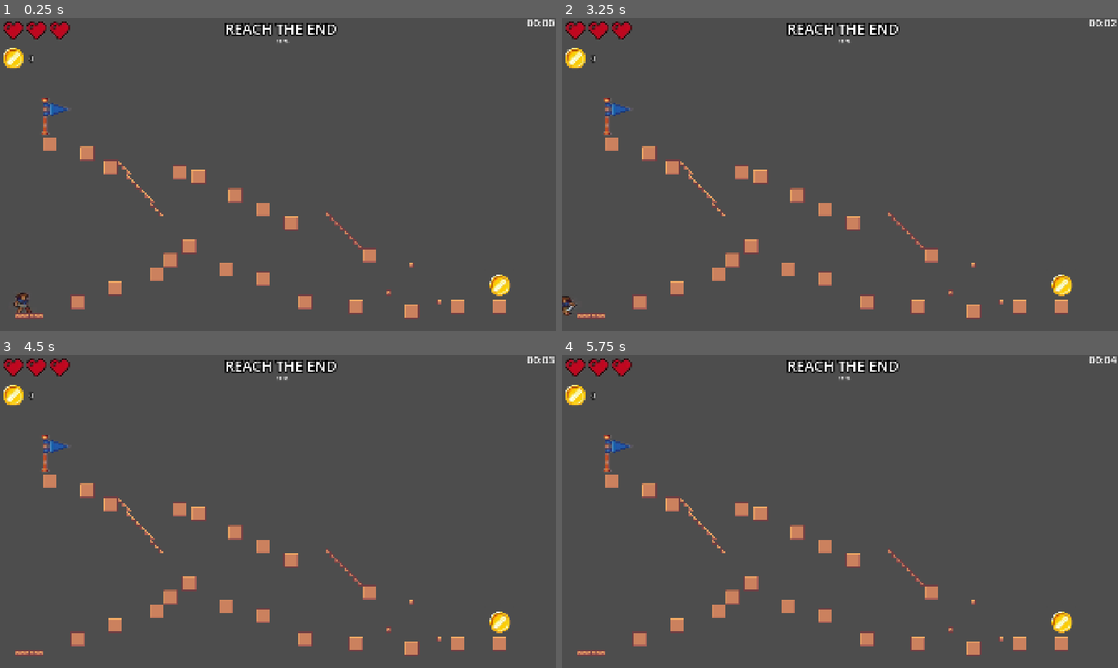
Above: before the commit, frames 1-4 (two rows, left to right).
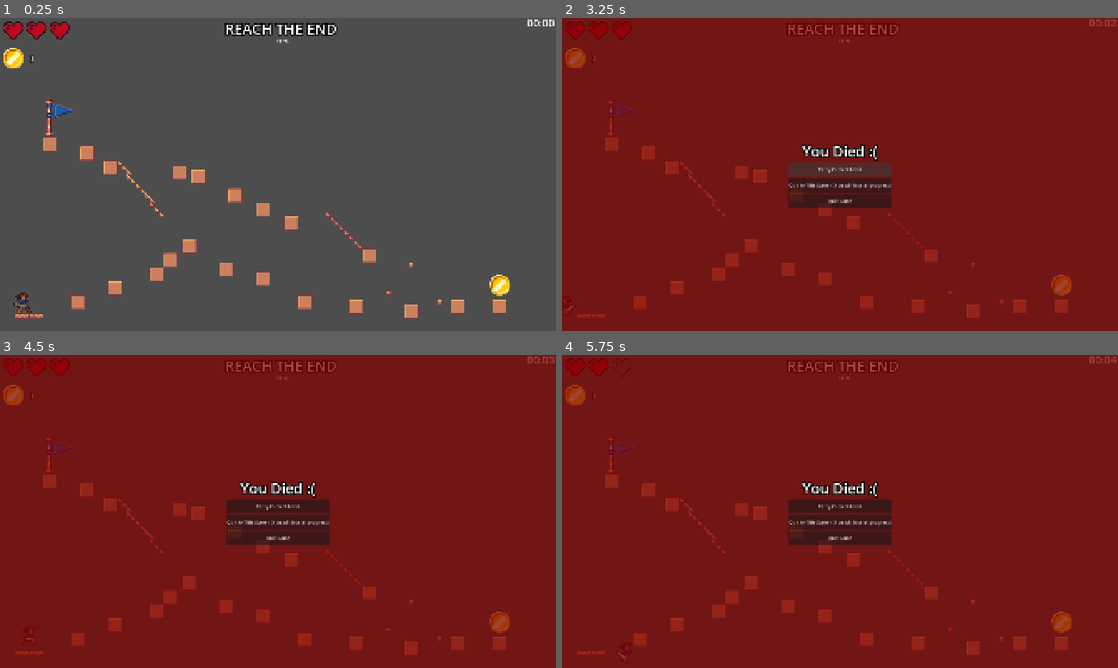
Above: after the commit, the same moments.

Repository: Catsarepro21/Stardance-WarioWare
Game: Godot game, scene res://platformer_minigame.tscn
Two runs of this game, one before a commit and one after it. Both use one fixed random seed, a clock stepped at 60 frames per second and the inputs below. This scene is started directly instead of the project's main scene.
Inputs (mouse positions are in pixels of both pictures, inside the frame that each line leads up to):
- Up to frame 1 (0.25 s): no input
- Up to frame 2 (3.25 s): tap Enter at 0.5 s; move the mouse to (812, 237) at 0.52 s; hold Space (Ability) 0.53-1.28 s; hold D (Move_Right) 0.53-2.03 s; click (812, 237) at 0.67 s; tap W (Jump) at 0.77, 1.52, 3.02 s; move the mouse to (1006, 221) at 1.27 s; tap S (Duck) at 1.35 s; move the mouse to (673, 127) at 2.02 s; hold A (Move_Left) from 2.03 s (still down); tap K at 2.1 s; tap Space (Ability) at 2.75 s; move the mouse to (867, 174) at 2.77 s; tap Alt at 2.85 s; click (867, 174) at 2.92 s
- Up to frame 3 (4.5 s): move the mouse to (194, 433) at 3.52 s; tap Shift at 3.6 s; tap W (Jump) at 3.77 s; tap Enter at 4.25 s; move the mouse to (400, 495) at 4.27 s; release A (Move_Left) at 4.28 s; hold D (Move_Right) from 4.28 s (still down); tap Space (Ability) at 4.35 s
- Up to frame 4 (5.75 s): keep holding D (Move_Right); tap W (Jump) at 4.52 s; move the mouse to (728, 527) at 5.02 s; tap S (Duck) at 5.1 s; click (728, 527) at 5.17 s

The runs differ from the first frame. In frame 1, 0.3% of the frame differs, in the area x 7-13%, y 25-38%; in frame 2, 100%, in the area x 0-100%, y 0-100%; in frame 3, 100%; in frame 4, 100%.

Commit message:
Fix coin persistence and level transitions
Wires coin collection through a real `add_coin()` call, refreshes HUD coin display reliably, and applies earned minigame coins before returning to the level screen. It also adds exit-flag flow back to `level_screen.tscn` (with session timer reset), makes game-over UI render and process while paused by attaching it to the root with high layer priority, and defers scene reload on killzone death to avoid reload timing issues.

Diff:
--- a/GlobalScript.gd
+++ b/GlobalScript.gd
@@ -25,8 +25,13 @@
 	get_tree().paused = true
 
 	var death_screen = preload("res://game_over_screen.tscn").instantiate()
-	get_tree().current_scene.add_child(death_screen)
 
+	if death_screen is CanvasLayer:
+		death_screen.layer = 100
+
+	death_screen.process_mode = Node.PROCESS_MODE_ALWAYS
+
+	get_tree().root.add_child(death_screen)
 func get_formatted_time() -> String:
 	var minutes: int = int(time_elapsed) / 60
 	var seconds: int = int(time_elapsed) % 60
--- /dev/null
+++ b/Scenes/level_screen.gd
@@ -0,0 +1,9 @@
+extends Node2D
+
+func update_coins_display() -> void:
+	if has_node("HUD/CoinLabel"):
+		$HUD/CoinLabel.text = str(GlobalScript.coins)
+	elif has_node("%CoinLabel"):
+		%CoinLabel.text = str(GlobalScript.coins)
+	else:
+		print("Still can't find it. Check the exact path in the Scene dock.")
--- a/Scenes/level_screen.tscn
+++ b/Scenes/level_screen.tscn
@@ -2,6 +2,7 @@
 
 [ext_resource type="Texture2D" uid="uid://beplptxilw10h" path="res://Assets/stone_packed.png" id="1_2d5gf"]
 [ext_resource type="Texture2D" uid="uid://wavsml0cnju8" path="res://Assets/pixel-art-landscape-game-background-with-blue-sky-clouds-and-grass-summer-day-scene-for-8-bit-arcade-games-retro-pixelated-playing-view-illustration-vector.webp" id="1_d40uv"]
+[ext_resource type="Script" uid="uid://y7nifpgdg03g" path="res://Scenes/level_screen.gd" id="1_taw6s"]
 [ext_resource type="PackedScene" uid="uid://y6yanh5cgr1y" path="res://hud.tscn" id="2_6yjli"]
 [ext_resource type="PackedScene" uid="uid://bjso6j1qhi7ua" path="res://player.tscn" id="3_glb20"]
 [ext_resource type="PackedScene" uid="uid://bbaw2gj6yi50w" path="res://platformer_minigame.tscn" id="4_mdr7d"]
@@ -185,6 +186,7 @@
 sources/0 = SubResource("TileSetAtlasSource_mdr7d")
 
 [node name="Level Screen1" type="Node2D" unique_id=274584601]
+script = ExtResource("1_taw6s")
 
 [node name="Parallax2D" type="Parallax2D" parent="." unique_id=1060907328]
 scroll_scale = Vector2(0.5, 0.5)
--- a/coin.gd
+++ b/coin.gd
@@ -4,6 +4,6 @@
 	if body.is_in_group("Player") or body.name == "player":
 		var level = get_tree().current_scene
 		if level.has_method("add_coin"):
-			level.add_coin
+			level.add_coin()
 
 		queue_free()
--- a/exit_flag.gd
+++ b/exit_flag.gd
@@ -4,5 +4,15 @@
 	if body.is_in_group("Player"):
 		var level = get_tree().current_scene
 
+		print("Flag triggered by player.")
+		print("Current scene name: ", level.name)
+
 		if "temp_coins" in level:
-			GlobalScript.coins  += level.temp_coins
+			print("Found temp_coins: ", level.temp_coins)
+			GlobalScript.coins += level.temp_coins
+			print("New GlobalScript.coins total: ", GlobalScript.coins)
+		else:
+			print("ERROR: temp_coins property not found on scene root: ", level)
+
+		GlobalScript.session_time = 0.0
+		get_tree().change_scene_to_file.call_deferred("res://Scenes/level_screen.tscn")
--- a/exit_flag.tscn
+++ b/exit_flag.tscn
@@ -4,7 +4,7 @@
 [ext_resource type="Texture2D" uid="uid://cl7hspwnhyr0e" path="res://Assets/image-removebg-preview.png" id="1_qdgkl"]
 
 [sub_resource type="RectangleShape2D" id="RectangleShape2D_435oi"]
-size = Vector2(26, 124)
+size = Vector2(27, 129)
 
 [node name="exit_flag" type="Area2D" unique_id=1789535812]
 script = ExtResource("1_2mtpt")
@@ -13,7 +13,7 @@
 texture = ExtResource("1_qdgkl")
 
 [node name="CollisionShape2D" type="CollisionShape2D" parent="." unique_id=182875318]
-position = Vector2(-32, -17)
+position = Vector2(-31.5, -14.5)
 shape = SubResource("RectangleShape2D_435oi")
 
 [connection signal="body_entered" from="." to="." method="_on_body_entered"]
--- a/hud.gd
+++ b/hud.gd
@@ -5,7 +5,14 @@
 
 
 func _ready() -> void:
-	update_coins_display()
+	print("--- LEVEL SCREEN LOADED ---")
+	print("GlobalScript.coins at load time: ", GlobalScript.coins)
+
+	# Force reference check directly
+	var coin_node = find_child("Coins Label", true, false)
+
+	if coin_node:
+		coin_node.text = str(GlobalScript.coins)
 
 func _process(_delta: float) -> void:
 	$"%TimerLabel".text = GlobalScript.get_formatted_time()
--- a/hud.tscn
+++ b/hud.tscn
@@ -51,6 +51,7 @@
 layout_mode = 2
 theme_override_constants/outline_size = 10
 theme_override_font_sizes/font_size = 25
+text = "0"
 
 [node name="TimerLabel" type="Label" parent="HUD" unique_id=913585278]
 unique_name_in_owner = true
--- a/killzone.gd
+++ b/killzone.gd
@@ -6,4 +6,4 @@
 		var timer_node = get_tree().current_scene.get_node_or_null("Timer")
 		if timer_node:
 			GlobalScript.session_time = timer_node.time_left
-		get_tree().reload_current_scene()
+			get_tree().call_deferred("reload_current_scene")
--- a/platformer_minigame.gd
+++ b/platformer_minigame.gd
@@ -3,14 +3,17 @@
 var temp_coins = 0
 
 func _ready() -> void:
-	if GlobalScript.session_time>0:
+	if GlobalScript.session_time > 0:
 		%Timer.start(GlobalScript.session_time)
 	else:
 		%Timer.start(30.0)
+
+	_refresh_hud()
+
 func _process(delta: float) -> void:
 	var time_left: float = %Timer.time_left
-	var seconds: int = (time_left)
-	var milliseconds: int = int((time_left - seconds) *100)
+	var seconds: int = int(time_left)
+	var milliseconds: int = int((time_left - seconds) * 100)
 
 	%TimerLabel.text = "%02d:%02d" % [seconds, milliseconds]
 
@@ -19,9 +22,22 @@
 	GlobalScript.game_running = false
 	get_tree().paused = true
 	await get_tree().create_timer(1.0, true, false, true).timeout
+	get_tree().paused = false
+
+	GlobalScript.coins +=temp_coins
 	get_tree().change_scene_to_file("res://Scenes/level_screen.tscn")
 
-func _add_coins() -> void:
-	temp_coins+=1
+func add_coin() -> void:
+	temp_coins += 1
+	_refresh_hud()
+
+func _refresh_hud() -> void:
 	if has_node("HUD"):
-		$HUD.update_coins_display
+		$HUD.update_coins_display()
+	elif has_node("%HUD"):
+		%HUD.update_coins_display()
+	else:
+		for child in get_children():
+			if child.has_method("update_coins_display"):
+				child.update_coins_display()
+				break
--- a/platformer_minigame.tscn
+++ b/platformer_minigame.tscn
@@ -1,11 +1,11 @@
 [gd_scene format=4 uid="uid://bbaw2gj6yi50w"]
 
 [ext_resource type="Script" uid="uid://cdg5vth20teu3" path="res://platformer_minigame.gd" id="1_2atxb"]
-[ext_resource type="Texture2D" uid="uid://cl7hspwnhyr0e" path="res://Assets/image-removebg-preview.png" id="1_h18xt"]
 [ext_resource type="PackedScene" uid="uid://bjso6j1qhi7ua" path="res://player.tscn" id="3_thloh"]
 [ext_resource type="PackedScene" uid="uid://y6yanh5cgr1y" path="res://hud.tscn" id="4_fbkuf"]
 [ext_resource type="PackedScene" uid="uid://b7qluaw5ov6sf" path="res://coin.tscn" id="4_hhhoe"]
 [ext_resource type="Texture2D" uid="uid://beplptxilw10h" path="res://Assets/stone_packed.png" id="5_thloh"]
+[ext_resource type="PackedScene" uid="uid://sqwy8xjag7kf" path="res://exit_flag.tscn" id="7_gnqgn"]
 [ext_resource type="PackedScene" uid="uid://dgqk3uk30gc0n" path="res://killzone.tscn" id="7_hhhoe"]
 
 [sub_resource type="TileSetAtlasSource" id="TileSetAtlasSource_fbkuf"]
@@ -194,10 +194,6 @@
 [node name="HUD" parent="." unique_id=1310349274 instance=ExtResource("4_fbkuf")]
 visible = false
 
-[node name="ImageRemovebgPreview" type="Sprite2D" parent="." unique_id=354059478]
-position = Vector2(189, 355)
-texture = ExtResource("1_h18xt")
-
 [node name="Coin" parent="." unique_id=1604147098 instance=ExtResource("4_hhhoe")]
 position = Vector2(1528, 755)
 
@@ -233,4 +229,7 @@
 [node name="Killzone" parent="." unique_id=1889393853 instance=ExtResource("7_hhhoe")]
 position = Vector2(11, 1090)
 
+[node name="exit_flag" parent="." unique_id=1789535812 instance=ExtResource("7_gnqgn")]
+position = Vector2(202, 360)
+
 [connection signal="timeout" from="Timer" to="." method="_on_minigame_timeout"]
Not shown, added: Scenes/level_screen.gd.uid
